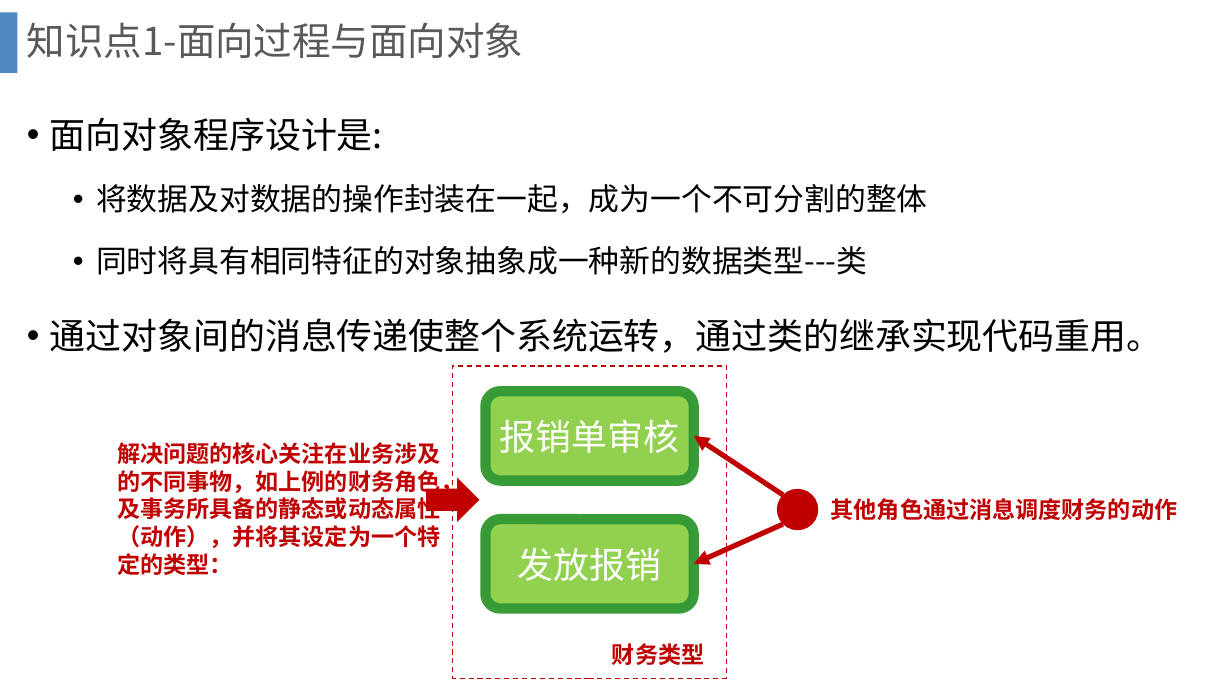
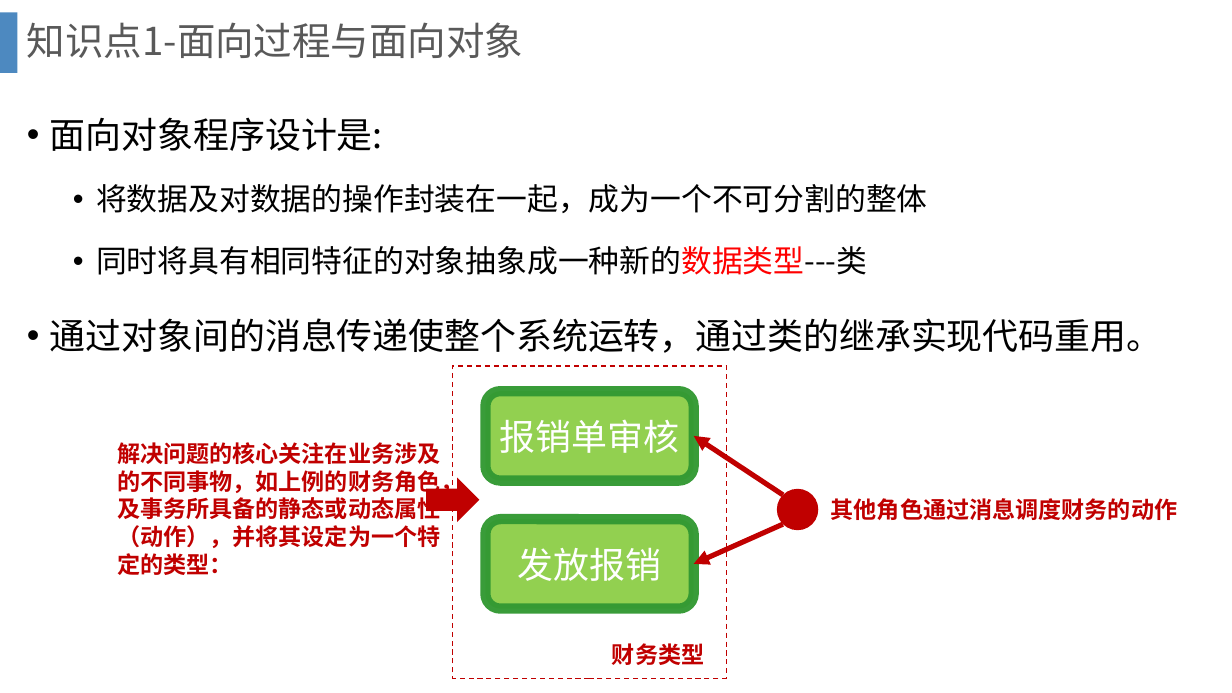
Before and after one commit to gcl-ant/study, a slide deck: slide 6 of gcl/教案/JavaPPT/JavaPPT/4.pptx. Drawn at 1232x693 pixels with LibreOffice and Linux fonts; fonts in the diff are those of the drawing; background and template pictures are left out. Boxes give left, top, right and bottom in pixels: in the first picture for what was removed or moved away, otherwise in the second. Text is boxed around its words. In the diff, an @@ line names an element or a change of style, - is before the commit and + after.

```diff
--- a/gcl/教案/JavaPPT/JavaPPT/4.pptx
+++ b/gcl/教案/JavaPPT/JavaPPT/4.pptx
@@ text at (96,246,867,275): text colour #000000 to #FF0000 in "同时将具有相同特征的对象抽象成一种新的数据类型---类" @@
```
Also in this commit, not shown: 6 other slides changed, 9 other files.
